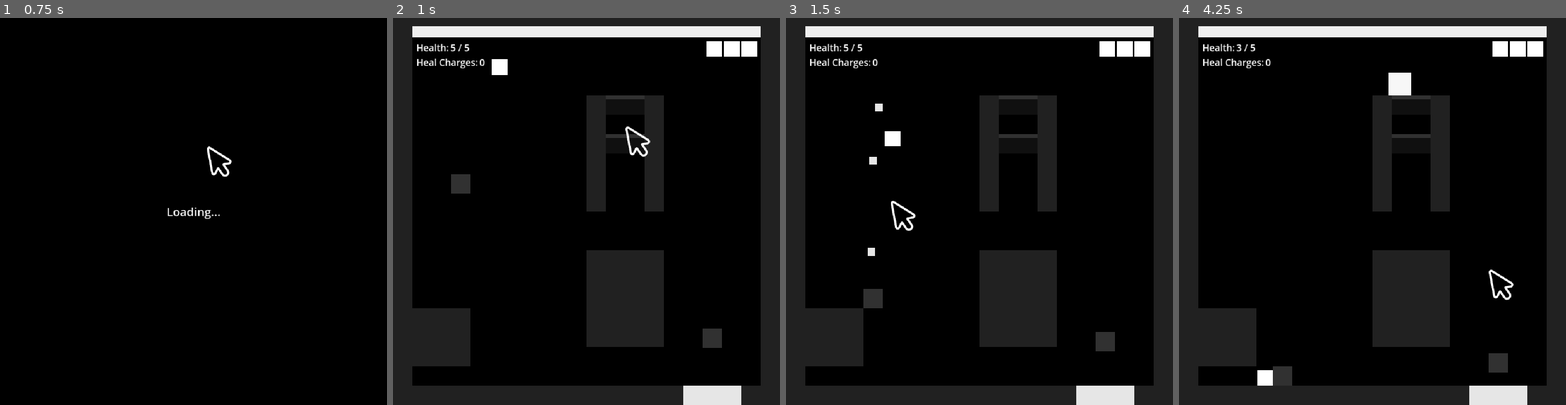
Above: before the commit, frames 1-4 (left to right).
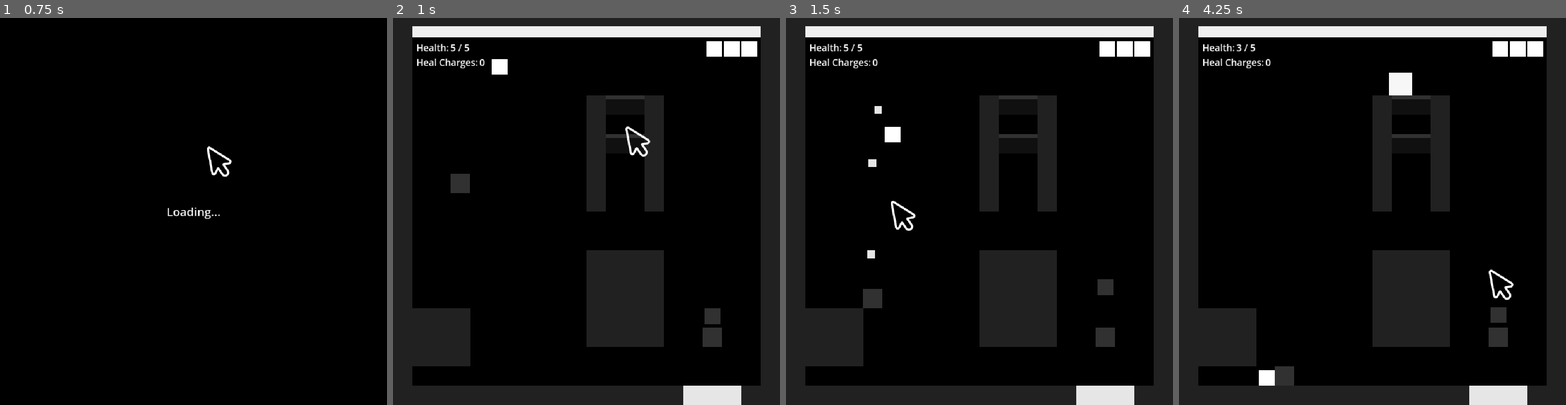
Above: after the commit, the same moments.

Repository: stevencasteel/Box-Battle
Game: Godot game, scene res://src/scenes/main/main.tscn
Same seed, same stepped clock (60 frames per second), same inputs: the game is played once before the commit and once after it. The engine's default icon, where the game draws it, is replaced by a stand-in: a white triangle on a blue panel in a dark square.
Inputs (mouse positions are in pixels of both pictures, inside the frame that each line leads up to):
- Up to frame 1 (0.75 s): tap Enter (ui_accept) at 0.5 s; drag from (193, 157) to (232, 126) at 0.52 s
- Up to frame 2 (1 s): no input
- Up to frame 3 (1.5 s): drag from (902, 230) to (867, 141) at 1.27 s
- Up to frame 4 (4.25 s): move the mouse to (1411, 126) at 2.02 s; hold Left (ui_left) 2.03-2.75 s; drag from (1353, 288) to (1295, 56) at 2.77 s; move the mouse to (1488, 269) at 3.52 s; hold Right (ui_right) from 3.53 s (still down); tap Enter (ui_accept) at 3.77 s

Frame 1 is identical in both runs. In frame 2, 0.2% of the frame differs, in the area x 14-85%, y 14-86%; in frame 3, 0.5%; in frame 4, 0.8%, in the area x 20-85%, y 14-95%.

Commit message:
feat(ai): Implement minion melee and add flying patroller
Upgraded minion AI by adding a reactive melee attack to the Patrolling Lancer and introducing a new Flying Patroller enemy type. This was achieved by refactoring the minion state machine to better handle different movement and attack behaviors.

- Minion AI Refactor:
  - The base `minion.gd` script now delegates all movement and gravity logic to `MovementLogic` resources, mirroring the more robust boss architecture. States now have full control over movement, fixing bugs where minions would move when they should be stationary.
  - The minion state machine was restructured with a new `StateMinionPatrol` to handle simultaneous movement and ranged firing, while `StateMinionIdle` now acts as a pure decision-making state.

- Patrolling Lancer Melee:
  - The lancer now has a `MeleeRangeDetector` and uses the `MeleeComponent`. It will instantly interrupt its patrol to perform a high-priority melee attack if the player enters its close-range zone.
  - Fixed logic to ensure the lancer immediately resumes patrolling once the player leaves its melee range, making its behavior more responsive.

- New Flying Patroller Minion:
  - Created a new `FlyingPatrolMovementLogic` for gravity-immune, kinematic movement between defined waypoints.
  - Added the `flying_patroller.tscn` scene and its corresponding behavior resource, which now patrols a set vertical path in the arena.

- Workflow Improvements:
  - Updated `level_layout.gd` to use `Array[String]`, making the `.tres` level file human-readable with multi-line formatting.
  - Established a clear, zero-based (X, Y) grid coordinate system for all future spatial communication and waypoint logic.

Diff:
--- a/src/data/encounters/encounter_00.tres
+++ b/src/data/encounters/encounter_00.tres
@@ -1,20 +1,21 @@
-[gd_resource type="Resource" script_class="EncounterData" load_steps=8 format=3 uid="uid://4lptu40or7m1"]
+[gd_resource type="Resource" script_class="EncounterData" load_steps=9 format=3 uid="uid://4lptu40or7m1"]
 
 [ext_resource type="Script" uid="uid://co2urq51qk44e" path="res://src/data/encounters/encounter_data.gd" id="1_encounter"]
 [ext_resource type="PackedScene" uid="uid://dmej4a7ykn2q0" path="res://src/entities/boss/base_boss.tscn" id="2_boss_scene"]
 [ext_resource type="Resource" uid="uid://bst2lw60wetic" path="res://src/data/layouts/layout_00.tres" id="3_layout"]
 [ext_resource type="PackedScene" uid="uid://c7d8faf0g1h2i" path="res://src/entities/minions/turret.tscn" id="4_turret_scene"]
 [ext_resource type="PackedScene" uid="uid://d9e8f7g6h5i4j" path="res://src/entities/spawners/patrolling_lancer_spawner.tscn" id="5_lancer_spawner"]
-[ext_resource type="Script" path="res://src/core/sequencing/sequence_step.gd" id="6_sequence_step"]
-[ext_resource type="Script" path="res://src/core/sequencing/steps/wait_step.gd" id="7_wait_step"]
-[ext_resource type="Script" path="res://src/core/sequencing/steps/emit_step.gd" id="8_emit_step"]
+[ext_resource type="PackedScene" path="res://src/entities/minions/flying_patroller.tscn" id="6_flyer_scene"]
+[ext_resource type="Script" path="res://src/core/sequencing/sequence_step.gd" id="7_sequence_step"]
+[ext_resource type="Script" path="res://src/core/sequencing/steps/wait_step.gd" id="8_wait_step"]
+[ext_resource type="Script" path="res://src/core/sequencing/steps/emit_step.gd" id="9_emit_step"]
 
 [sub_resource type="Resource" id="Resource_8vxlc"]
-script = ExtResource("7_wait_step")
+script = ExtResource("8_wait_step")
 duration = 0.7
 
 [sub_resource type="Resource" id="Resource_p5j6y"]
-script = ExtResource("8_emit_step")
+script = ExtResource("9_emit_step")
 event_name = &"encounter.spawn_boss_requested"
 payload = null
 
@@ -25,7 +26,8 @@
 boss_scene = ExtResource("2_boss_scene")
 boss_spawn_marker = "&"
 minion_spawns = {
+"F": ExtResource("6_flyer_scene"),
 "P": ExtResource("5_lancer_spawner"),
 "T": ExtResource("4_turret_scene")
 }
-intro_sequence = Array[ExtResource("6_sequence_step")]([SubResource("Resource_8vxlc"), SubResource("Resource_p5j6y")])
+intro_sequence = Array[ExtResource("7_sequence_step")]([SubResource("Resource_8vxlc"), SubResource("Resource_p5j6y")])
--- a/src/data/layouts/layout_00.tres
+++ b/src/data/layouts/layout_00.tres
@@ -4,4 +4,25 @@
 
 [resource]
 script = ExtResource("1_layout")
-terrain_data = PackedStringArray("####################", "#..................#", "#....@.............#", "#............&.....#", "#.........#--#.....#", "#.........#..#.....#", "#.........#--#.....#", "#.........#..#.....#", "#..P......#..#.....#", "#.........#..#.....#", "#..................#", "#..................#", "#.........####.....#", "#.........####.....#", "#.........####.....#", "####......####.....#", "####......####..T..#", "####...............#", "#..................#", "###############^^^##")
+terrain_data = [
+"####################",
+"#..................#",
+"#....@.............#",
+"#............&.....#",
+"#.........#--#.....#",
+"#.........#..#.....#",
+"#.........#--#.....#",
+"#.........#..#.....#",
+"#..P......#..#.....#",
+"#.........#..#.....#",
+"#..................#",
+"#..................#",
+"#.........####.....#",
+"#.........####.....#",
+"#.........####.....#",
+"####......####..F..#",
+"####......####..T..#",
+"####...............#",
+"#..................#",
+"###############^^^##"
+]
--- a/src/data/layouts/level_layout.gd
+++ b/src/data/layouts/level_layout.gd
@@ -8,7 +8,7 @@
 extends Resource
 
 # --- Editor Properties ---
-@export var terrain_data: PackedStringArray = []:
+@export var terrain_data: Array[String] = []:
 	set(value):
 		terrain_data = value
 		# Tell the editor to refresh its property list, which re-runs the warning check.
--- /dev/null
+++ b/src/entities/minions/data/flying_patroller_behavior.tres
@@ -0,0 +1,16 @@
+[gd_resource type="Resource" script_class="MinionBehavior" load_steps=5 format=3]
+
+[ext_resource type="Script" path="res://src/entities/minions/data/minion_behavior.gd" id="1_script"]
+[ext_resource type="Resource" path="res://src/entities/minions/movement_logic/flying_patrol.tres" id="2_movement"]
+[ext_resource type="Script" path="res://src/entities/boss/attack_patterns/attack_pattern.gd" id="3_attack_pattern_script"]
+[ext_resource type="Resource" path="res://src/combat/attack_logic/minion_volley_3_shot.tres" id="4_attack_pattern"]
+
+[resource]
+script = ExtResource("1_script")
+max_health = 2
+initial_state_key = &"patrol"
+is_anchored = true
+movement_logic = ExtResource("2_movement")
+detection_radius = 500.0
+projectile_pool_key = &"minion_shots"
+attack_patterns = Array[ExtResource("3_attack_pattern_script")]([ExtResource("4_attack_pattern")])
--- /dev/null
+++ b/src/entities/minions/flying_patroller.tscn
@@ -0,0 +1,45 @@
+[gd_scene load_steps=9 format=3 uid="uid://c1d2e3f4g5h6i"]
+
+[ext_resource type="Script" uid="uid://4xepmjomesfc" path="res://src/entities/minions/minion.gd" id="1_minion_script"]
+[ext_resource type="Resource" path="res://src/data/effects/entity_hit_flash_effect.tres" id="2_hit_flash"]
+[ext_resource type="Resource" path="res://src/core/data/effects/player_hit_spark_effect.tres" id="3_hit_spark_effect"]
+[ext_resource type="Resource" path="res://src/entities/archetypes/minion_archetype.tres" id="4_archetype"]
+[ext_resource type="Resource" uid="uid://bps1fb52qcel8" path="res://src/core/data/effects/dissolve_effect.tres" id="5_dissolve_effect"]
+[ext_resource type="Resource" path="res://src/entities/minions/data/flying_patroller_behavior.tres" id="6_flying_behavior"]
+
+[sub_resource type="RectangleShape2D" id="RectangleShape2D_minionbody"]
+size = Vector2(40, 40)
+
+[sub_resource type="CircleShape2D" id="CircleShape2D_rangedetector"]
+radius = 500.0
+
+[node name="FlyingPatroller" type="CharacterBody2D" groups=["enemy"]]
+collision_layer = 4
+collision_mask = 129
+script = ExtResource("1_minion_script")
+behavior = ExtResource("6_flying_behavior")
+hit_flash_effect = ExtResource("2_hit_flash")
+hit_spark_effect = ExtResource("3_hit_spark_effect")
+dissolve_effect = ExtResource("5_dissolve_effect")
+archetype = ExtResource("4_archetype")
+
+[node name="Visual" type="Polygon2D" parent="."]
+color = Color(0.4, 0.8, 0.9, 1)
+polygon = PackedVector2Array(-20, -20, 20, -20, 20, 20, -20, 20)
+
+[node name="CollisionShape2D" type="CollisionShape2D" parent="."]
+shape = SubResource("RectangleShape2D_minionbody")
+
+[node name="AttackTimer" type="Timer" parent="."]
+wait_time = 2.5
+one_shot = true
+
+[node name="RangeDetector" type="Area2D" parent="."]
+collision_layer = 4
+collision_mask = 1
+
+[node name="CollisionShape2D" type="CollisionShape2D" parent="RangeDetector"]
+shape = SubResource("CircleShape2D_rangedetector")
+
+[connection signal="body_entered" from="RangeDetector" to="." method="_on_range_detector_body_entered"]
+[connection signal="body_exited" from="RangeDetector" to="." method="_on_range_detector_body_exited"]
--- a/src/entities/minions/minion.gd
+++ b/src/entities/minions/minion.gd
@@ -43,13 +43,11 @@
 	if _is_dead or not is_instance_valid(entity_data):
 		return
 
-	if not is_on_floor():
+	# Only apply gravity if the entity is not anchored (i.e., it's a ground unit).
+	if not entity_data.behavior.is_anchored and not is_on_floor():
 		velocity.y += entity_data.services.combat_config.gravity * delta
 
 	move_and_slide()
-
-	if entity_data.behavior.is_anchored:
-		velocity = Vector2.ZERO
 
 
 func _notification(what: int) -> void:
--- /dev/null
+++ b/src/entities/minions/movement_logic/flying_patrol.tres
@@ -0,0 +1,7 @@
+[gd_resource type="Resource" script_class="FlyingPatrolMovementLogic" load_steps=2 format=3]
+
+[ext_resource type="Script" path="res://src/entities/minions/movement_logic/flying_patrol_movement_logic.gd" id="1_script"]
+
+[resource]
+script = ExtResource("1_script")
+patrol_speed = 150.0
--- /dev/null
+++ b/src/entities/minions/movement_logic/flying_patrol_movement_logic.gd
@@ -0,0 +1,48 @@
+# src/entities/minions/movement_logic/flying_patrol_movement_logic.gd
+@tool
+## A concrete movement strategy for an entity that moves vertically between
+## two explicit waypoints, ignoring gravity.
+class_name FlyingPatrolMovementLogic
+extends MovementLogic
+
+@export var patrol_speed: float = 150.0
+
+# Store the patrol points on a per-instance basis to support multiple minions.
+var _patrol_points: Dictionary = {}
+
+
+func execute(delta: float, minion: Minion, _state_data: MinionStateData) -> Vector2:
+	var instance_id = minion.get_instance_id()
+
+	# Initialize patrol points on the first run for this specific minion instance.
+	if not _patrol_points.has(instance_id):
+		# Define patrol points using our clear Grid Coordinate system.
+		# The upper waypoint for this minion.
+		var top_patrol_grid_pos = Vector2i(16, 10)
+
+		# Convert grid coordinates to world-space coordinates for the target.
+		var top_point = GridUtils.grid_to_world(top_patrol_grid_pos)
+		# The minion's "home" position is its spawn point.
+		var bottom_point = minion.global_position
+
+		_patrol_points[instance_id] = {
+			"top": top_point,
+			"bottom": bottom_point,
+			"target": top_point
+		}
+
+	var patrol_data = _patrol_points[instance_id]
+	var target_position = patrol_data.target
+
+	# This is a kinematic movement. We directly manipulate the position.
+	minion.global_position = minion.global_position.move_toward(target_position, patrol_speed * delta)
+
+	# If the target is reached, switch to the other point.
+	if minion.global_position.distance_to(target_position) < 1.0:
+		if target_position == patrol_data.top:
+			patrol_data.target = patrol_data.bottom
+		else:
+			patrol_data.target = patrol_data.top
+
+	# Return Vector2.ZERO because the base minion's move_and_slide() is not needed.
+	return Vector2.ZERO
--- a/src/entities/minions/movement_logic/patrol_movement_logic.gd
+++ b/src/entities/minions/movement_logic/patrol_movement_logic.gd
@@ -7,14 +7,11 @@
 
 ## Moves the minion horizontally, applying gravity, and reverses on wall collision.
 func execute(delta: float, minion: Minion, state_data: MinionStateData) -> Vector2:
-	var new_velocity := Vector2.ZERO
-	# Preserve vertical momentum for gravity, but reset horizontal.
-	new_velocity.y = minion.velocity.y
+	var new_velocity := minion.velocity
 
+	# This logic is now responsible for applying gravity to itself.
 	if not minion.is_on_floor():
 		new_velocity.y += state_data.services.combat_config.gravity * delta
-	else:
-		new_velocity.y += 10 # Apply a small downward force to stick to slopes.
 
 	if minion.is_on_wall():
 		state_data.facing_direction *= -1.0
--- a/src/entities/minions/states/state_minion_idle.gd
+++ b/src/entities/minions/states/state_minion_idle.gd
@@ -4,6 +4,7 @@
 extends BaseState
 
 var _minion: Minion
+
 
 func enter(_msg := {}) -> void:
 	self._minion = owner as Minion
@@ -17,10 +18,12 @@
 
 	# --- State Transition Checks (Prioritized) ---
 
-	# 1. Check for melee attack conditions.
+	# 1. Check for melee attack conditions, but only if the minion has that capability.
 	if state_data.is_player_in_melee_range and _minion.attack_timer.is_stopped():
-		state_machine.change_state("melee")
-		return
+		# This check prevents minions without melee (like the Turret) from erroring.
+		if _minion.get_component(MeleeComponent):
+			state_machine.change_state("melee")
+			return
 
 	# 2. Check for ranged attack conditions.
 	if state_data.is_player_in_range and _minion.attack_timer.is_stopped():
Not shown, added: all_script_errors.txt
Not shown, changed: docs/CHANGELOG.txt
